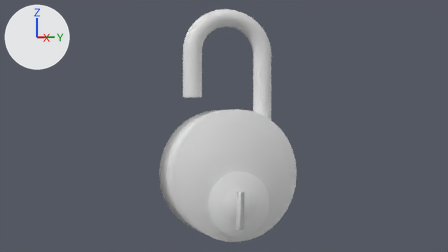
What one commit did to the Blender file blend_files/lock_01.blend.
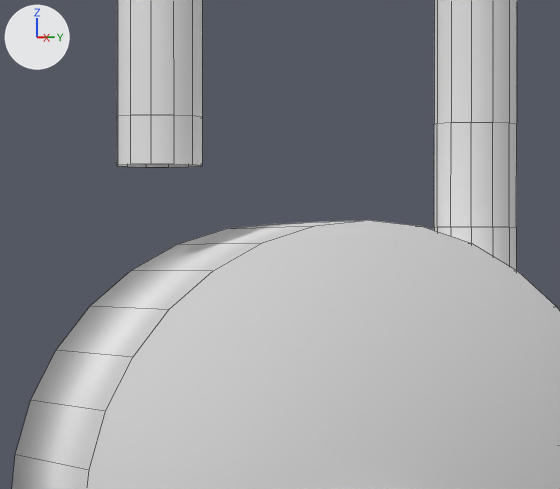
Old and new are each drawn from the file's camera 'Camera' and again close up on the part from 35% to 63% of the width and 24% to 67% of the height. The axes (+X, +Y, +Z) are drawn at upper left. The lights are the same throughout. The close-ups show mesh edges as thin lines.

Objects in the first close-up: 'Body', 'Knob'.
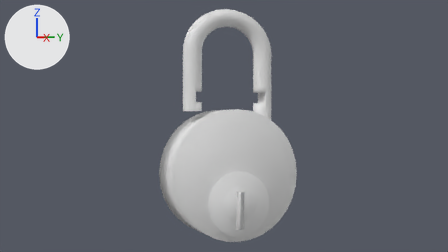
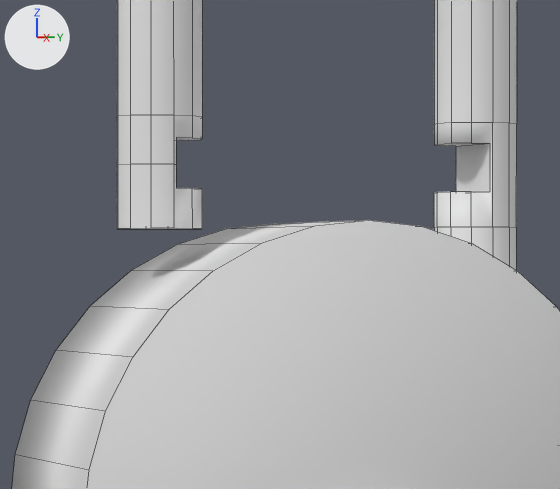
Commit message: Update "The empty place for lock holding added"

Location of each change, (x1, y1, x2, y2) in pixels of the close-ups (560 x 489 px):
part 1 of me_torus, built on: before (146, 115, 493, 228); after (117, 115, 493, 229)

The change in detail:
me_torus is used by ob_knob; location (0.0, 0.0, 4.019); rotation (0.0, 1.571, 0.0), in degrees (0, 90, 0); scale (1.18, 1.27, 1.18).
me_torus had 360 vertices, 348 faces and spanned x -1.25..2.32, y -1.25..1.25, z -0.25..0.25.
me_torus now has 409 vertices, 382 faces and spans x -1.25..2.7, y -1.25..1.25, z -0.25..0.25.
Part 1, on me_torus:
2 vertices are removed from x 1.26, y -0.88, z -0.22..0.22.
10 faces are deleted.
3 vertices in x 1.26, y -0.78..-0.75, z -0.13..0.12 move by (-0.16, 0.0, 0.0).
15 vertices are added at x 1.1..1.4, y -0.98..0.98, z -0.25..0.25.
12 new vertices lie (0.38, 0.0, 0.0) away from vertices in x 2.32, y 0.75..1.25, z -0.25..0.25.
7 new vertices lie (0.39, 0.0, 0.0) away from vertices in x 1.26, y -1.25..-1.0, z -0.25..0.25.
7 new vertices lie (0.14, 0.0, 0.0) away from vertices in x 0.96, y -0.88..0.88, z -0.22..0.22.
5 new vertices lie (-0.23, 0.0, 0.0) away from vertices in x 1.63, y 0.75..0.88, z -0.22..0.22.
5 new vertices lie (0.25, 0.0, 0.0) away from vertices in x 1.4, y -0.88..-0.75, z -0.22..0.22.
38 new faces join them, smooth.
6 new faces join them.
